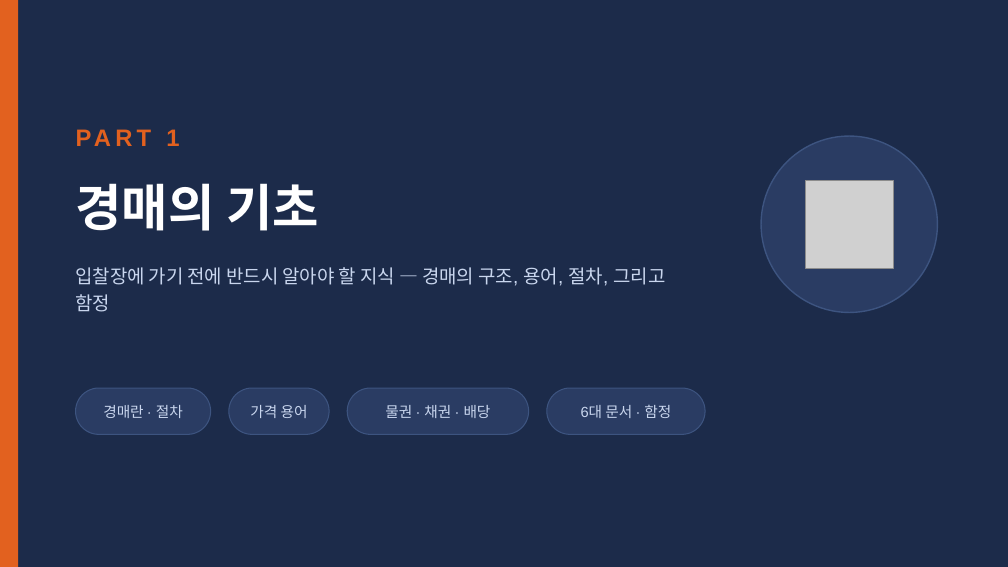
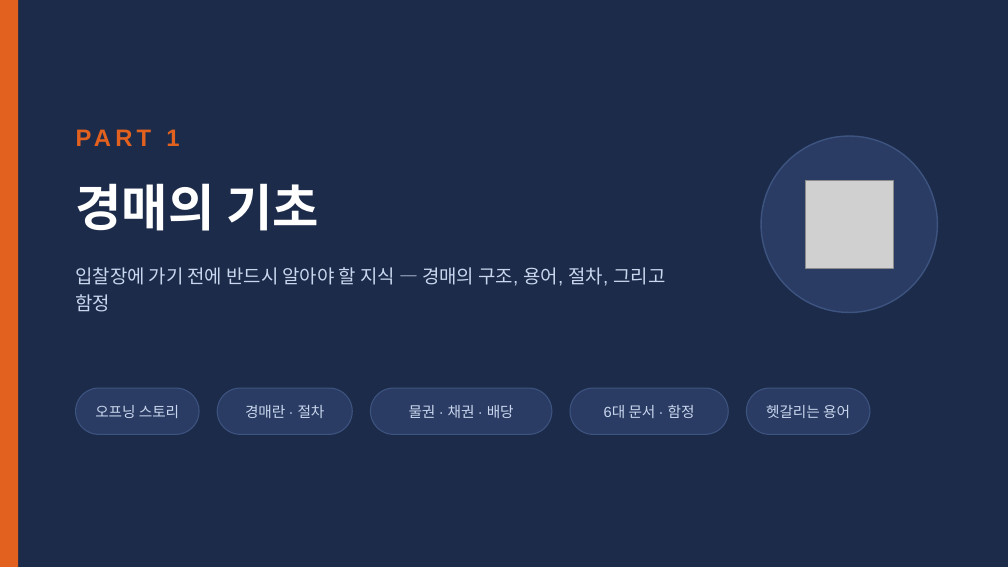
Before and after one commit to earthskyisbig/auction-crwal0629, a slide deck: slide 5 of docs/slides/AI부동산경매투자_강의슬라이드.pptx. Drawn at 1008x567 pixels with LibreOffice and Linux fonts; fonts in the diff are those of the drawing; grey boxes stand for pictures. Boxes give left, top, right and bottom in pixels: in the first picture for what was removed or moved away, otherwise in the second. Text is boxed around its words. In the diff, an @@ line names an element or a change of style, - is before the commit and + after.

```diff
--- a/docs/slides/AI부동산경매투자_강의슬라이드.pptx
+++ b/docs/slides/AI부동산경매투자_강의슬라이드.pptx
@@ rounded rectangle: place and size @@
-rounded rectangle at bbox=[76, 388, 211, 434]
+rounded rectangle at bbox=[76, 388, 200, 434]
@@ rounded rectangle: place and size @@
-rounded rectangle at bbox=[229, 388, 329, 434]
+rounded rectangle at bbox=[217, 388, 352, 434]
@@ text "경매란 · 절차": place and size @@
-text "경매란 · 절차" at bbox=[103, 405, 183, 418]
+text "경매란 · 절차" at bbox=[245, 405, 325, 418]
@@ 2 texts, 2 rounded rectangles: place and size @@
-2 texts, 2 rounded rectangles at bbox=[347, 388, 705, 434]
+2 texts, 2 rounded rectangles at bbox=[370, 388, 729, 434]
@@ rounded rectangle added at bbox=[747, 388, 871, 434], fill #2A3C63, outline #3D5480 0.75 pt @@
@@ text added at bbox=[95, 405, 179, 418], 10.5 pt, text #C9D6EE @@
+오프닝 스토리
@@ text removed at bbox=[250, 405, 308, 418] @@
-가격 용어
@@ text added at bbox=[766, 405, 850, 418], 10.5 pt, text #C9D6EE @@
+헷갈리는 용어
```
Also in this commit, not shown: 11 other slides changed, 5 slides added, 1 other file.
